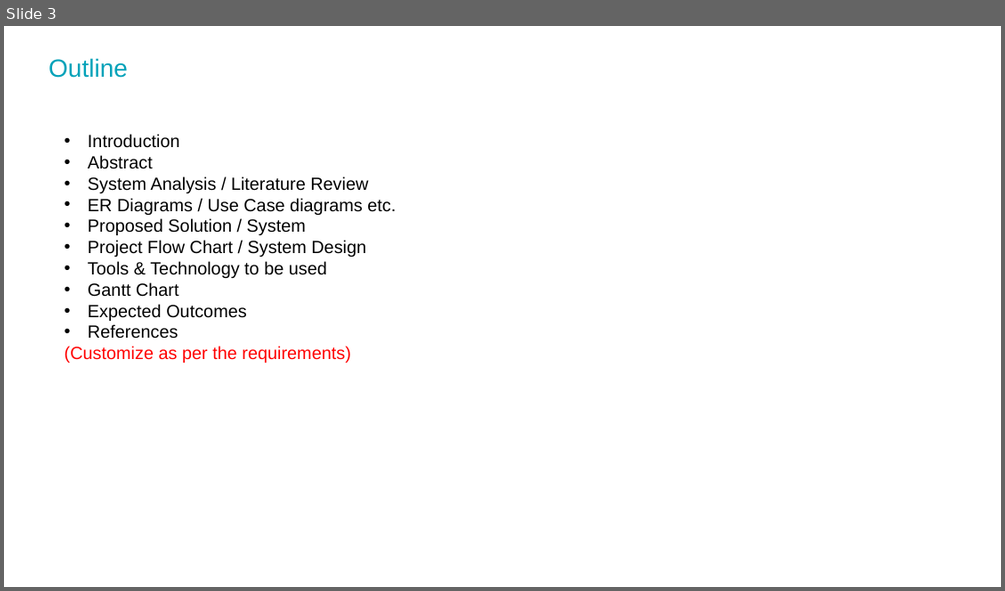
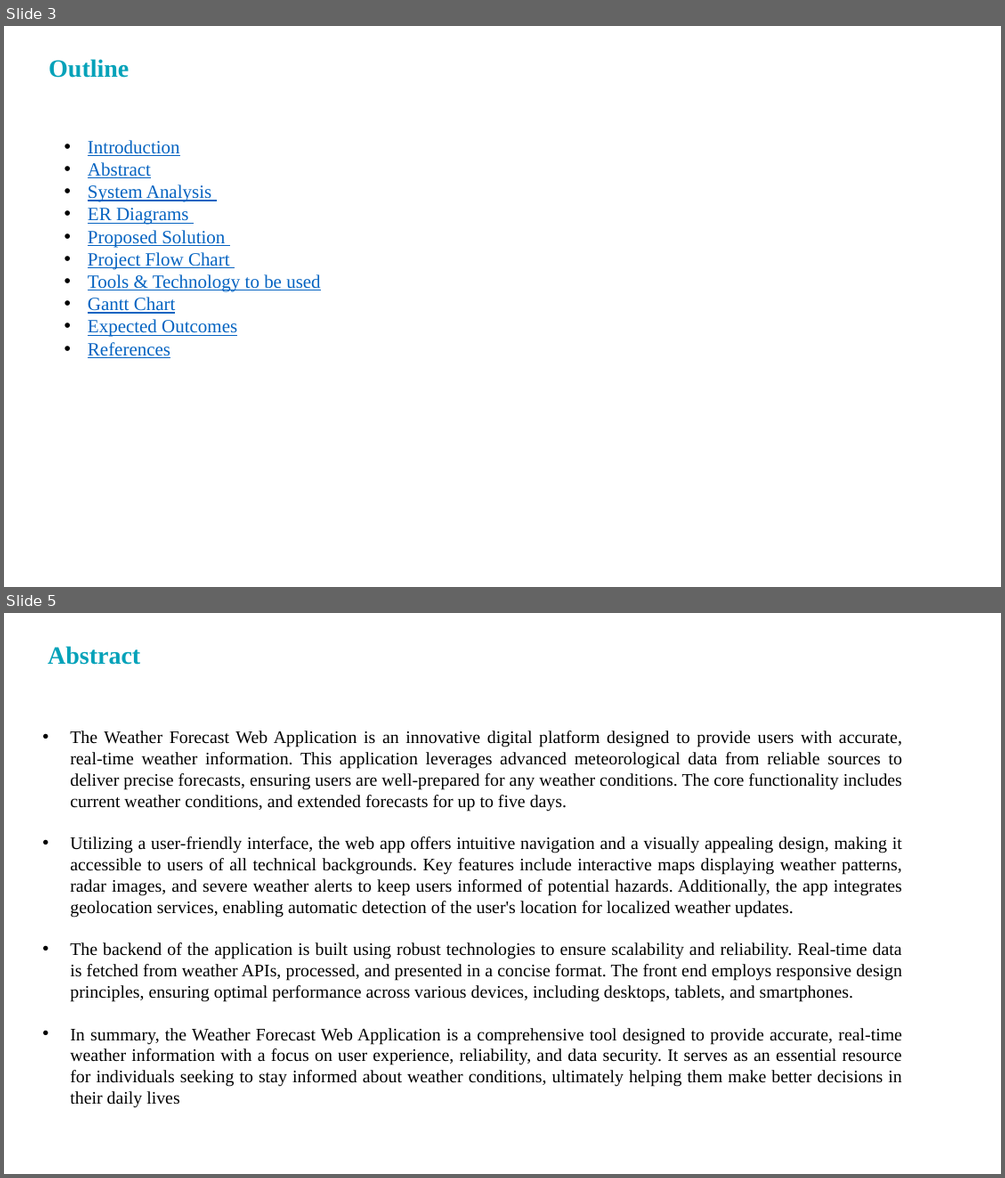
Before and after one commit to mkaria2013/Weather_Forecast_App, a slide deck: Project Documation/PPT Format.pptx. Shown one above the other, each under a label of ours: slide 3 before the commit, slides 3 and 5 after it; the slides between them are not shown. The pictures are 1005x591 and 1005x1178 pixels, drawn with LibreOffice and Linux fonts; fonts in the diff are those of the drawing; background and template pictures are left out. Boxes give left, top, right and bottom in pixels: in the first picture for what was removed or moved away, otherwise in the second. Text is boxed around its words. In the diff, an @@ line names an element or a change of style, - is before the commit and + after.

```diff
--- a/Project Documation/PPT Format.pptx
+++ b/Project Documation/PPT Format.pptx
@@ slide 5 added at bbox=[4, 613, 1001, 1174], background picture (left out) @@
@@ title added at bbox=[48, 646, 140, 665], 24 pt, text #04A2B9, bold @@
+Abstract
@@ text added at bbox=[70, 730, 902, 1108], 17 pt, text #000000 @@
+• The Weather Forecast Web Application is an innovative digital platform designed to provide users with accurate, real-time weather information. This application leverages advanced meteorological data from reliable sources to deliver precise forecasts, ensuring users are well-prepared for any weather conditions. The core functionality includes current weather conditions, and extended forecasts for up to five days.
+• Utilizing a user-friendly interface, the web app offers intuitive navigation and a visually appealing design, making it accessible to users of all technical backgrounds. Key features include interactive maps displaying weather patterns, radar images, and severe weather alerts to keep users informed of potential hazards. Additionally, the app integrates geolocation services, enabling automatic detection of the user's location for localized weather updates.
+• The backend of the application is built using robust technologies to ensure scalability and reliability. Real-time data is fetched from weather APIs, processed, and presented in a concise format. The front end employs responsive design principles, ensuring optimal performance across various devices, including desktops, tablets, and smartphones.
+• In summary, the Weather Forecast Web Application is a comprehensive tool designed to provide accurate, real-time weather information with a focus on user experience, reliability, and data security. It serves as an essential resource for individuals seeking to stay informed about weather conditions, ultimately helping them make better decisions in their daily lives
@@ slide 3 changed as well @@
@@ title "Outline" at bbox=[48, 59, 129, 78]: font Arial to Times New Roman, bold on @@
@@ text at bbox=[88, 140, 320, 358]: size 17 to 18 pt, font Arial to Times New Roman, text colour #000000 to #0563C1, underline on in "Introduction", "Abstract", "Tools & Technology to be used", "Gantt Chart" and 2 more places; indent changed @@
@@ text at bbox=[88, 184, 230, 270]: text changed; size 17 to 18 pt; font Arial to Times New Roman; text colour #000000 to #0563C1 @@
-• System Analysis / Literature Review
-• ER Diagrams / Use Case diagrams etc.
-• Proposed Solution / System
-• Project Flow Chart / System Design
+• System Analysis
+• ER Diagrams
+• Proposed Solution
+• Project Flow Chart
@@ text at bbox=[65, 346, 350, 362]: paragraph removed @@
-(Customize as per the requirements)
```
Also in this commit, not shown: 16 other slides added, 3 slides removed.
